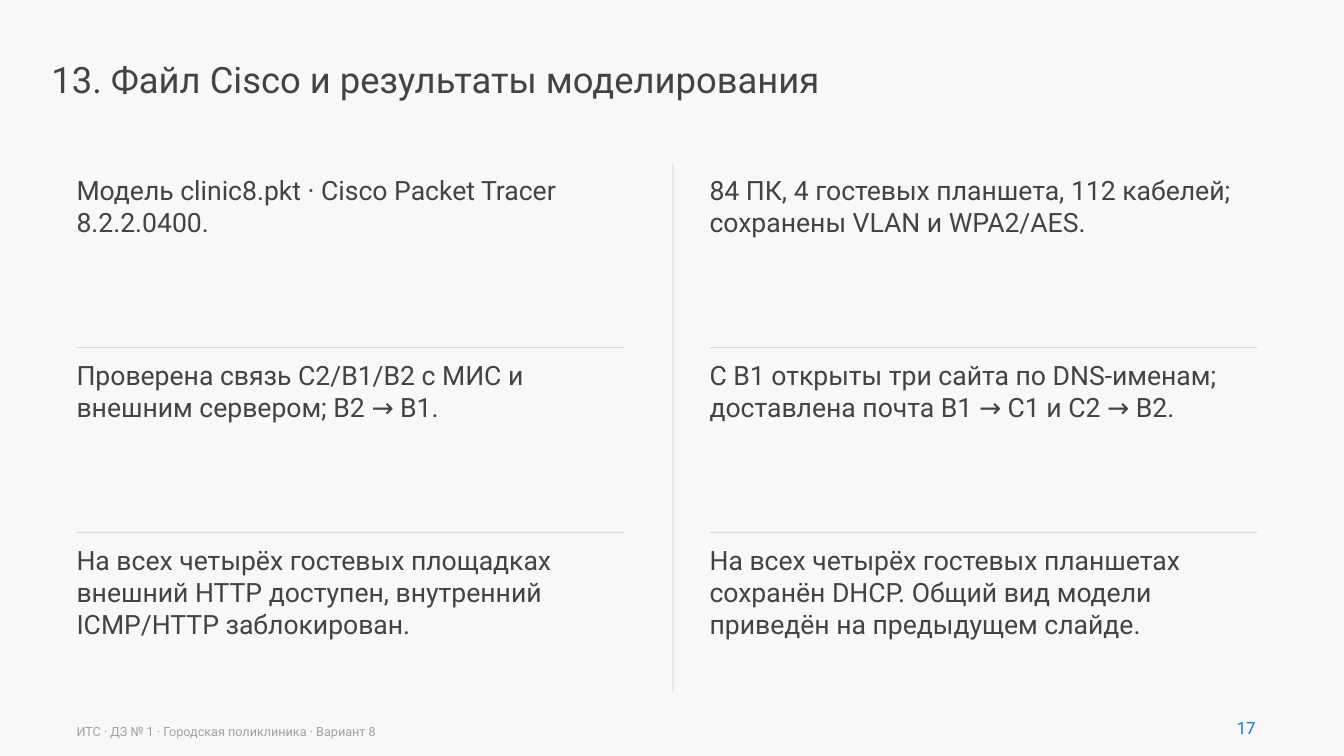
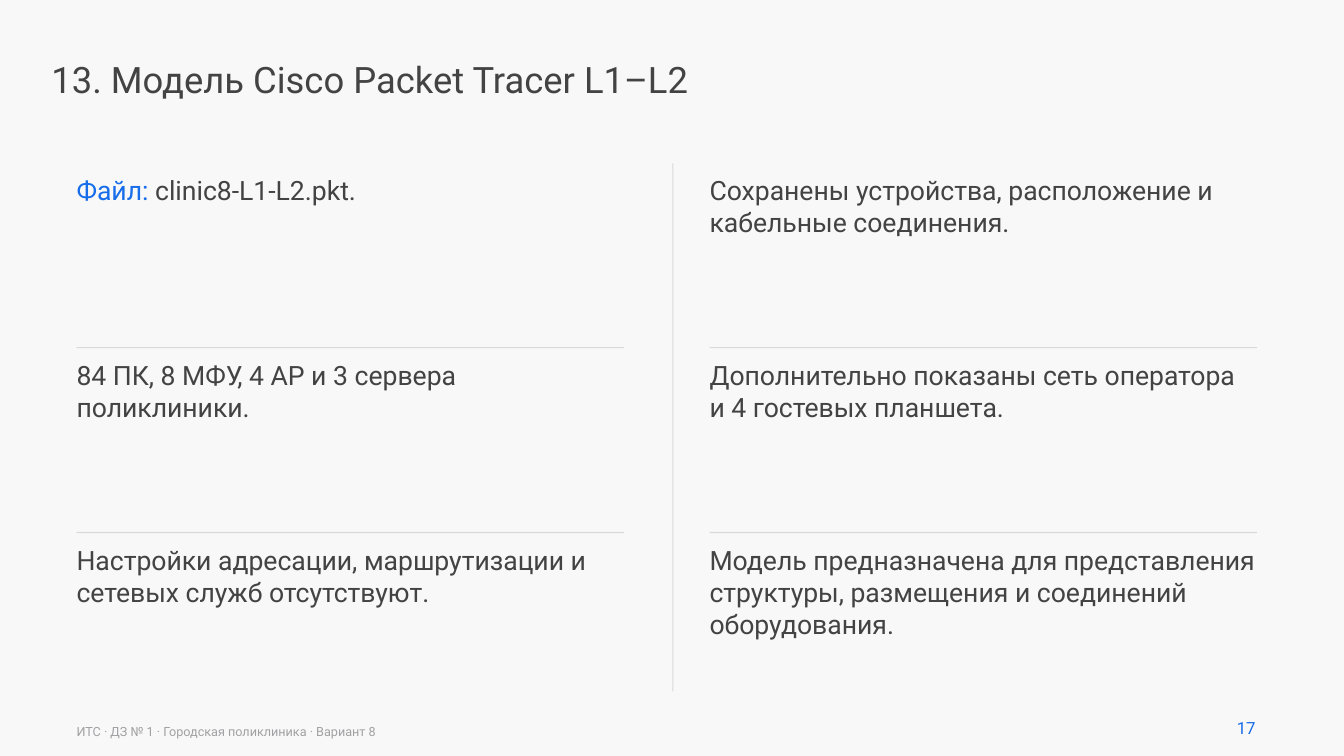
Before and after one commit to warofconnection/dz, a slide deck: slide 17 of docs/Презентация_вариант_8.pptx. Drawn at 1344x756 pixels with LibreOffice and Linux fonts; fonts in the diff are those of the drawing. Boxes give left, top, right and bottom in pixels: in the first picture for what was removed or moved away, otherwise in the second. Text is boxed around its words. In the diff, an @@ line names an element or a change of style, - is before the commit and + after.

Commit message:
Revise clinic homework materials for L1-L2 scope and ruble-only budget

```diff
--- a/docs/Презентация_вариант_8.pptx
+++ b/docs/Презентация_вариант_8.pptx
@@ text at [51,65,688,99]: text changed @@
-13. Файл Cisco и результаты моделирования
+13. Модель Cisco Packet Tracer L1–L2
@@ text at [77,180,356,206]: text changed @@
-Модель clinic8.pkt · Cisco Packet Tracer 8.2.2.0400.
+Файл: clinic8-L1-L2.pkt.
@@ text at [710,181,1212,236]: text changed @@
-84 ПК, 4 гостевых планшета, 112 кабелей; сохранены VLAN и WPA2/AES.
+Сохранены устройства, расположение и кабельные соединения.
@@ text at [77,365,456,418]: text changed @@
-Проверена связь C2/B1/B2 с МИС и внешним сервером; B2 → B1.
+84 ПК, 8 МФУ, 4 AP и 3 сервера поликлиники.
@@ text at [710,366,1235,418]: text changed @@
-С B1 открыты три сайта по DNS-именам; доставлена почта B1 → C1 и C2 → B2.
+Дополнительно показаны сеть оператора и 4 гостевых планшета.
@@ text at [77,551,586,608]: text changed @@
-На всех четырёх гостевых площадках внешний HTTP доступен, внутренний ICMP/HTTP заблокирован.
+Настройки адресации, маршрутизации и сетевых служб отсутствуют.
@@ text at [710,551,1255,640]: text changed @@
-На всех четырёх гостевых планшетах сохранён DHCP. Общий вид модели приведён на предыдущем слайде.
+Модель предназначена для представления структуры, размещения и соединений оборудования.
```
Also in this commit, not shown: 6 other slides changed, 20 other files.
